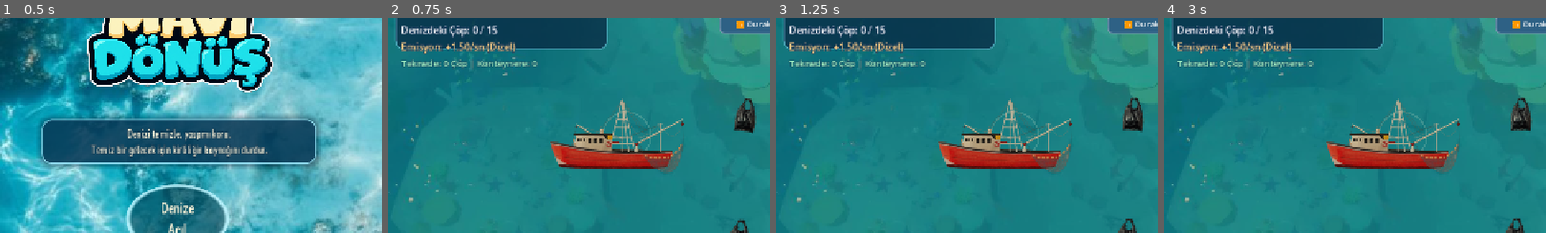
Above: before the commit, frames 1-4 (left to right).
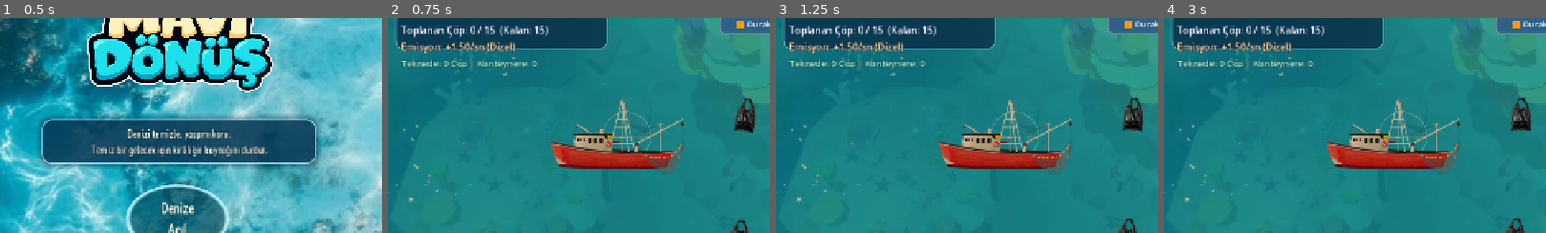
Above: after the commit, the same moments.

Repository: tubaiskol/Mavi-Donus-Hackathon-Team22
Game: Godot game, scene res://scenes/main_menu.tscn
Same seed, same stepped clock (60 frames per second), same inputs: the game is played once before the commit and once after it. The engine's default icon, where the game draws it, is replaced by a stand-in: a white triangle on a blue panel in a dark square.
Inputs:
- Up to frame 1 (0.5 s): no input
- Up to frame 2 (0.75 s): click "Denize Açıl" at 0.5 s
- Up to frame 3 (1.25 s): no input
- Up to frame 4 (3 s): click "⏸️ Duraklat (ESC)" at 1.25 s; click "📋 Görevler (G)" at 2 s; click "▶️ Devam Et" at 2.75 s
The pictures show only the part of the screen within x 0-50%, y 14-64%; the shares and areas given below are measured in that part.

Frame 1 is identical in both runs. In frame 2, 1.0% of the frame differs, in the area x 3-42%, y 3-10%; in frame 3, 1.0%; in frame 4, 1.0%.

Commit message:
çöp göstergesi toplanan ve kalan çöp olarak düzeltildi

Diff:
--- a/scripts/hud.gd
+++ b/scripts/hud.gd
@@ -442,9 +442,10 @@
 	var remaining: int = spawner.get_remaining_trash_count()
 	var collected := clampi(total - remaining, 0, total)
 
-	trash_label.text = "Denizdeki Çöp: %d / %d" % [
+	trash_label.text = "Toplanan Çöp: %d / %d  (Kalan: %d)" % [
 		collected,
-		total
+		total,
+		remaining
 	]
 
 
